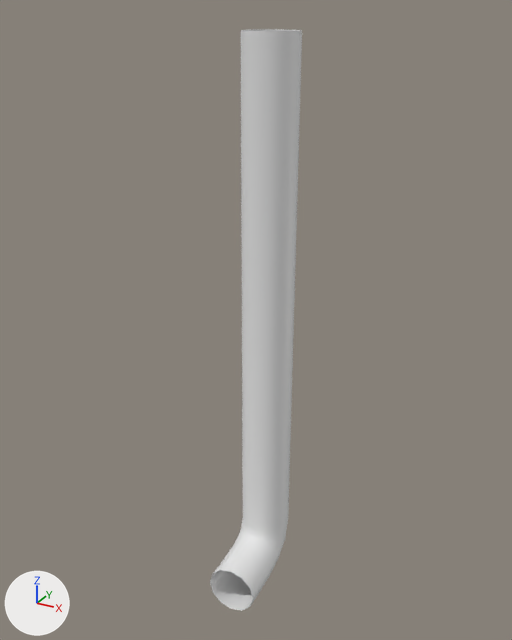
One commit to the Blender file Assets/Resources/Blender/pick_final.blend: the scene before it, then after it.
One viewpoint serves both versions: a 50 mm camera at (0.705, -1.329, 0.083) aimed at (-0.002, -0.044, -0.56). The lights are fixed; the arrows at lower left show +X, +Y and +Z. The picture after the commit comes second.

In view in the first picture: 'BezierCurve'.
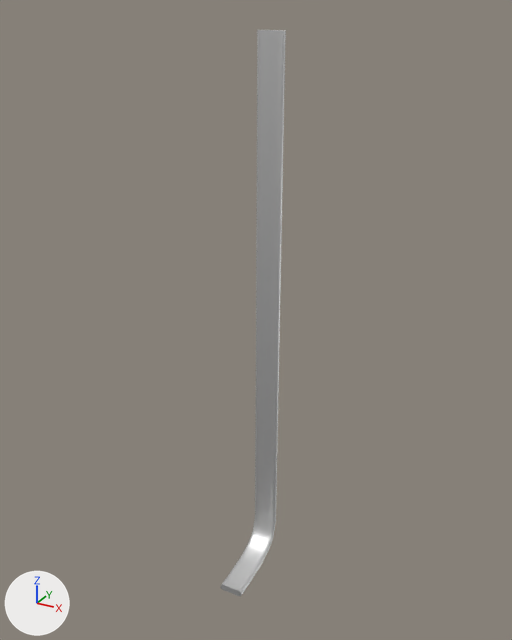
Commit message: tune pick model

Location of each change, (x1, y1, x2, y2) in pixels of the pictures (512 x 640 px):
'BezierCurve', reshaped (29% narrower)
    before: (210, 29, 302, 611)
    after: (221, 30, 286, 596)

The change, as a list of edits to the scene's bpy script:
```text
Change cu_beziercurve_001:
    remove _sp.bezier_points.foreach_set('co', [1.043, 0.271, 0.0, -0.123, 0.0537, 0.0, -0.163, 0.0326, 0.0, -0.18, 0.000723, 0.0, -0.184, -0.0418, 0.0, -0.179, -0.0776, 0.0, -0.176, -0.109, 0.0, -0.169, -0.149, 0.0])
    remove _sp.bezier_points.foreach_set('handle_left', [1.431, 0.343, 0.0, 0.266, 0.126, 0.0, -0.149, 0.0396, 0.0, -0.174, 0.0114, 0.0, -0.182, -0.0277, 0.0, -0.181, -0.0657, 0.0, -0.177, -0.0985, 0.0, -0.171, -0.136, 0.0])
    remove _sp.bezier_points.foreach_set('handle_right', [0.654, 0.198, 0.0, -0.136, 0.0466, 0.0, -0.168, 0.022, 0.0, -0.181, -0.0135, 0.0, -0.182, -0.0538, 0.0, -0.178, -0.0881, 0.0, -0.174, -0.122, 0.0, -0.166, -0.162, 0.0])
    remove for _p, _l, _r in zip(_sp.bezier_points, ['VECTOR', 'VECTOR', 'VECTOR', 'VECTOR', 'VECTOR', 'VECTOR', 'VECTOR', 'VECTOR'], ['VECTOR', 'VECTOR', 'VECTOR', 'VECTOR', 'VECTOR', 'VECTOR', 'VECTOR', 'VECTOR']): _p.handle_left_type = _l; _p.handle_right_type = _r
    cu_beziercurve_001.dimensions: '2D' -> '3D'
    _sp: cu_beziercurve_001.splines.new('BEZIER'); _sp.bezier_points.add(7) -> cu_beziercurve_001.splines.new('BEZIER'); _sp.bezier_points.add(44)
    add _sp.bezier_points.foreach_set('co', [1.043, 0.271, 0.0, 1.006, 0.264, 0.0, 0.97, 0.257, 0.0, 0.933, 0.25, 0.0, 0.897, 0.243, 0.0, 0.861, 0.237, 0.0, 0.824, 0.23, 0.0, 0.788, 0.223, 0.0, 0.751, 0.216, 0.0, 0.715, 0.21, 0.0, 0.678, 0.203, 0.0, 0.642, 0.196, 0.0, 0.606, 0.189, 0.0, 0.569, 0.182, 0.0, 0.533, 0.176, 0.0, 0.496, 0.169, 0.0, 0.46, 0.162, 0.0, 0.424, 0.155, 0.0, 0.387, 0.149, 0.0, 0.351, 0.142, 0.0, 0.314, 0.135, 0.0, 0.278, 0.128, 0.0, 0.241, 0.121, 0.0, 0.205, 0.115, 0.0, 0.169, 0.108, 0.0, 0.132, 0.101, 0.0, 0.0958, 0.0943, 0.0, 0.0594, 0.0875, 0.0, 0.023, 0.0808, 0.0, -0.0134, 0.074, 0.0, -0.0498, 0.0672, 0.0, -0.0862, 0.0604, 0.0, -0.123, 0.0537, 0.0, -0.143, 0.0431, 0.0, -0.163, 0.0326, 0.0, -0.171, 0.0167, 0.0, -0.18, 0.000723, 0.0, -0.182, -0.0206, 0.0, -0.184, -0.0418, 0.0, -0.182, -0.0597, 0.0, -0.179, -0.0776, 0.0, -0.178, -0.0933, 0.0, -0.176, -0.109, 0.0, -0.172, -0.129, 0.0, -0.169, -0.149, 0.0])
    add _sp.bezier_points.foreach_set('handle_left', [1.055, 0.273, 0.0, 1.018, 0.266, 0.0, 0.982, 0.259, 0.0, 0.945, 0.252, 0.0, 0.909, 0.246, 0.0, 0.873, 0.239, 0.0, 0.836, 0.232, 0.0, 0.8, 0.225, 0.0, 0.763, 0.219, 0.0, 0.727, 0.212, 0.0, 0.691, 0.205, 0.0, 0.654, 0.198, 0.0, 0.618, 0.191, 0.0, 0.581, 0.185, 0.0, 0.545, 0.178, 0.0, 0.509, 0.171, 0.0, 0.472, 0.164, 0.0, 0.436, 0.158, 0.0, 0.399, 0.151, 0.0, 0.363, 0.144, 0.0, 0.326, 0.137, 0.0, 0.29, 0.13, 0.0, 0.254, 0.124, 0.0, 0.217, 0.117, 0.0, 0.181, 0.11, 0.0, 0.144, 0.103, 0.0, 0.108, 0.0966, 0.0, 0.0716, 0.0898, 0.0, 0.0351, 0.083, 0.0, -0.00127, 0.0763, 0.0, -0.0377, 0.0695, 0.0, -0.0741, 0.0627, 0.0, -0.111, 0.0559, 0.0, -0.136, 0.0466, 0.0, -0.156, 0.0361, 0.0, -0.168, 0.022, 0.0, -0.177, 0.00604, 0.0, -0.181, -0.0135, 0.0, -0.183, -0.0347, 0.0, -0.182, -0.0538, 0.0, -0.18, -0.0716, 0.0, -0.178, -0.0881, 0.0, -0.177, -0.104, 0.0, -0.174, -0.122, 0.0, -0.17, -0.142, 0.0])
    add _sp.bezier_points.foreach_set('handle_right', [1.03, 0.268, 0.0, 0.994, 0.262, 0.0, 0.958, 0.255, 0.0, 0.921, 0.248, 0.0, 0.885, 0.241, 0.0, 0.848, 0.234, 0.0, 0.812, 0.228, 0.0, 0.776, 0.221, 0.0, 0.739, 0.214, 0.0, 0.703, 0.207, 0.0, 0.666, 0.201, 0.0, 0.63, 0.194, 0.0, 0.593, 0.187, 0.0, 0.557, 0.18, 0.0, 0.521, 0.173, 0.0, 0.484, 0.167, 0.0, 0.448, 0.16, 0.0, 0.411, 0.153, 0.0, 0.375, 0.146, 0.0, 0.339, 0.14, 0.0, 0.302, 0.133, 0.0, 0.266, 0.126, 0.0, 0.229, 0.119, 0.0, 0.193, 0.112, 0.0, 0.157, 0.106, 0.0, 0.12, 0.0988, 0.0, 0.0837, 0.0921, 0.0, 0.0473, 0.0853, 0.0, 0.0109, 0.0785, 0.0, -0.0255, 0.0717, 0.0, -0.062, 0.065, 0.0, -0.0984, 0.0582, 0.0, -0.129, 0.0501, 0.0, -0.149, 0.0396, 0.0, -0.166, 0.0273, 0.0, -0.174, 0.0114, 0.0, -0.18, -0.00637, 0.0, -0.182, -0.0277, 0.0, -0.183, -0.0478, 0.0, -0.181, -0.0657, 0.0, -0.179, -0.0828, 0.0, -0.177, -0.0985, 0.0, -0.175, -0.116, 0.0, -0.171, -0.136, 0.0, -0.167, -0.155, 0.0])
    add for _p, _l, _r in zip(_sp.bezier_points, ['VECTOR', 'VECTOR', 'VECTOR', 'VECTOR', 'VECTOR', 'VECTOR', 'VECTOR', 'VECTOR', 'VECTOR', 'VECTOR', 'VECTOR', 'VECTOR', 'VECTOR', 'VECTOR', 'VECTOR', 'VECTOR', 'VECTOR', 'VECTOR', 'VECTOR', 'VECTOR', 'VECTOR', 'VECTOR', 'VECTOR', 'VECTOR', 'VECTOR', 'VECTOR', 'VECTOR', 'VECTOR', 'VECTOR', 'VECTOR', 'VECTOR', 'VECTOR', 'VECTOR', 'VECTOR', 'VECTOR', 'VECTOR', 'VECTOR', 'VECTOR', 'VECTOR', 'VECTOR', 'VECTOR', 'VECTOR', 'VECTOR', 'VECTOR', 'VECTOR'], ['VECTOR', 'VECTOR', 'VECTOR', 'VECTOR', 'VECTOR', 'VECTOR', 'VECTOR', 'VECTOR', 'VECTOR', 'VECTOR', 'VECTOR', 'VECTOR', 'VECTOR', 'VECTOR', 'VECTOR', 'VECTOR', 'VECTOR', 'VECTOR', 'VECTOR', 'VECTOR', 'VECTOR', 'VECTOR', 'VECTOR', 'VECTOR', 'VECTOR', 'VECTOR', 'VECTOR', 'VECTOR', 'VECTOR', 'VECTOR', 'VECTOR', 'VECTOR', 'VECTOR', 'VECTOR', 'VECTOR', 'VECTOR', 'VECTOR', 'VECTOR', 'VECTOR', 'VECTOR', 'VECTOR', 'VECTOR', 'VECTOR', 'VECTOR', 'VECTOR']): _p.handle_left_type = _l; _p.handle_right_type = _r
    add cu_beziercurve_001.materials.append(mat_material_001)  # its picture is missing
    add cu_beziercurve_001.bevel_mode = 'OBJECT'
    add cu_beziercurve_001.fill_mode = 'FULL'
    add cu_beziercurve_001.use_fill_caps = True
    add cu_beziercurve_001.bevel_object = ob_beziercircle
Add cu_beziercircle:
    cu_beziercircle = bpy.data.curves.new('BezierCircle', 'CURVE')
    cu_beziercircle.dimensions = '3D'
    _sp = cu_beziercircle.splines.new('BEZIER'); _sp.bezier_points.add(3)
    _sp.bezier_points.foreach_set('co', [-0.165, 0.0, 0.0, 0.0, -0.591, 0.0, 0.165, 0.0, 0.0, 0.0, 0.591, 0.0])
    _sp.bezier_points.foreach_set('handle_left', [-0.165, 0.239, 0.0, -0.239, -0.591, 0.0, 0.165, -0.239, 0.0, 0.239, 0.591, 0.0])
    _sp.bezier_points.foreach_set('handle_right', [-0.165, -0.239, 0.0, 0.239, -0.591, 0.0, 0.165, 0.239, 0.0, -0.239, 0.591, 0.0])
    for _p, _l, _r in zip(_sp.bezier_points, ['AUTO', 'AUTO', 'AUTO', 'AUTO'], ['AUTO', 'AUTO', 'AUTO', 'AUTO']): _p.handle_left_type = _l; _p.handle_right_type = _r
    _sp.order_u = 0
    _sp.order_v = 0
    _sp.use_cyclic_u = True
    cu_beziercircle.use_path = True
    cu_beziercircle.bevel_mode = 'OBJECT'
    cu_beziercircle.fill_mode = 'FULL'
Add ob_beziercircle:
    ob_beziercircle = bpy.data.objects.new('BezierCircle', cu_beziercircle)
    ob_beziercircle.location = (0.313, 0.464, -0.405)
    ob_beziercircle.rotation_euler = (-1.261, -1.007, 1.341)  # degrees (-72, -58, 77)
    ob_beziercircle.scale = (0.0499, 0.0499, 0.0499)
```
